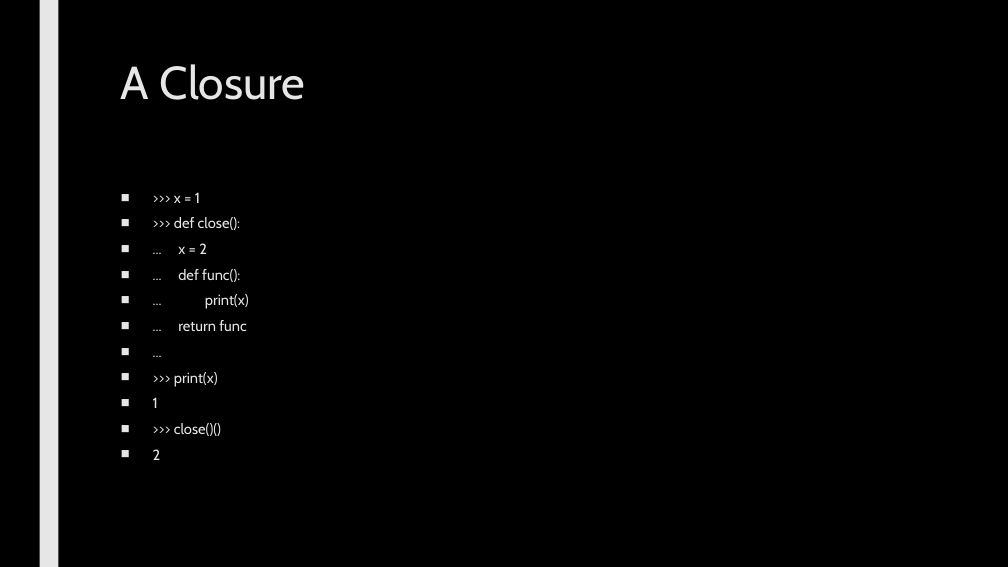
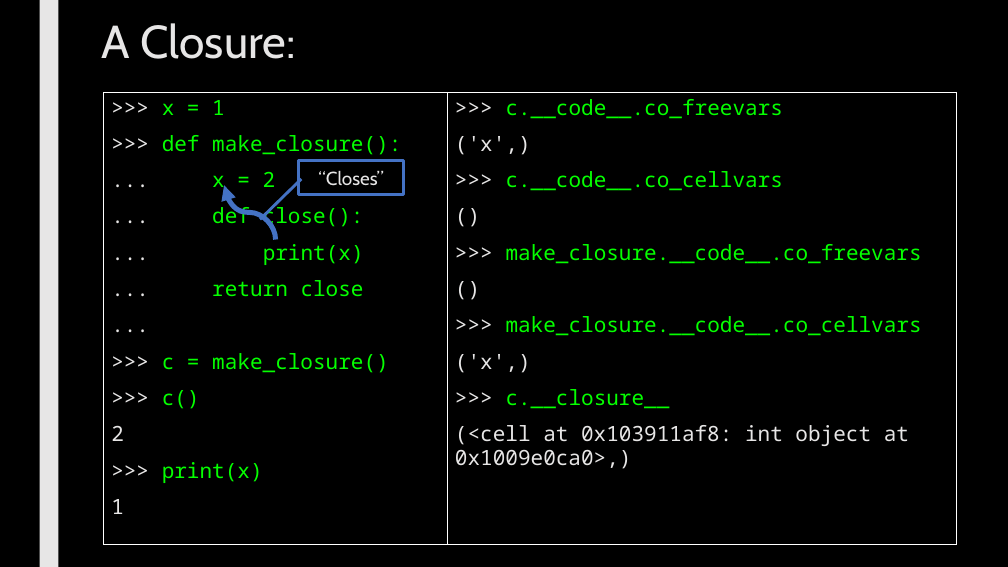
Before and after one commit to max7patek/metaprogramming, a slide deck: slide 10 of slides/03-Closures.pptx (slide 7 before the commit). Drawn at 1008x567 pixels with LibreOffice and Linux fonts; fonts in the diff are those of the drawing. Boxes give left, top, right and bottom in pixels: in the first picture for what was removed or moved away, otherwise in the second. Text is boxed around its words. In the diff, an @@ line names an element or a change of style, - is before the commit and + after.

Commit message:
finished draft of closures slides

```diff
--- a/slides/03-Closures.pptx
+++ b/slides/03-Closures.pptx
@@ title at [102, 23, 295, 59]: text changed @@
-A Closure
+A Closure:
@@ rectangle added at [104, 92, 448, 545], outline #FFFFFF 0.75 pt, 20 pt, text #05FF00 @@
+>>> x = 1
+>>> def make_closure():
+... x = 2
+... def close():
+... print(x)
+... return close
+...
+>>> c = make_closure()
+>>> c()
+2
+>>> print(x)
+1
@@ rectangle added at [448, 92, 957, 545], outline #FFFFFF 0.75 pt, 20 pt, text #05FF00 @@
+>>> c.__code__.co_freevars
+('x',)
+>>> c.__code__.co_cellvars
+()
+>>> make_closure.__code__.co_freevars
+()
+>>> make_closure.__code__.co_cellvars
+('x',)
+>>> c.__closure__
+(<cell at 0x103911af8: int object at 0x1009e0ca0>,)
@@ border callout added at [299, 160, 404, 194], outline #4472C4 2.75 pt, 18 pt, text #E7E6E6 @@
+“Closes”
@@ text removed at [153, 192, 249, 460] @@
-■ >>> x = 1
-■ >>> def close():
-■ ... x = 2
-■ ... def func():
-■ ... print(x)
-■ ... return func
-■ ...
-■ >>> print(x)
-■ 1
-■ >>> close()()
-■ 2
@@ curved arrow added from (276, 240) to (224, 185), #4472C4 4.75 pt @@
```
Also in this commit, not shown: 1 other slide changed, 10 slides added, 5 slides removed.
